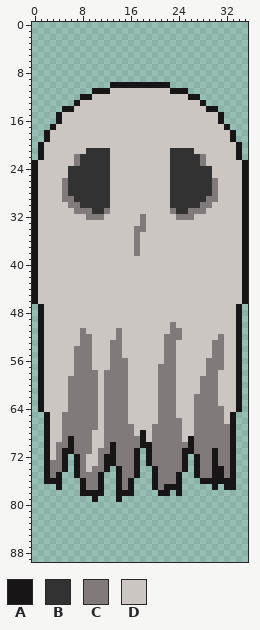
Two states of a pixel-art file, src/assets/entities/enemies/aseprite/ghost2.aseprite. That is the earlier state.
36x90 pixels, 1 frame.
Palette (. is transparent): A #171516  B #323232  C #807b7a  D #cbc6c1
Pixels before (only the part around the change), first column x 0:
 0 ....................................
 1 ....................................
 2 ....................................
 3 ....................................
 4 ....................................
 5 ....................................
 6 ....................................
 7 ....................................
 8 ....................................
 9 ....................................
10 .............AAAAAAAAAA.............
11 ..........AAADDDDDDDDDDAAA..........
12 ........AADDDDDDDDDDDDDDDDAA........
13 .......ADDDDDDDDDDDDDDDDDDDDA.......
14 .....AADDDDDDDDDDDDDDDDDDDDDDAA.....
15 ....ADDDDDDDDDDDDDDDDDDDDDDDDDDA....
16 ....ADDDDDDDDDDDDDDDDDDDDDDDDDDA....
17 ...ADDDDDDDDDDDDDDDDDDDDDDDDDDDDA...
18 ..ADDDDDDDDDDDDDDDDDDDDDDDDDDDDDDA..
19 ..ADDDDDDDDDDDDDDDDDDDDDDDDDDDDDDA..
20 .ADDDDDDDDDDDDDDDDDDDDDDDDDDDDDDDDA.
21 .ADDDDDDDBBBBDDDDDDDDDDBBBBDDDDDDDA.
22 .ADDDDDCBBBBBDDDDDDDDDDBBBBBCDDDDDA.
23 ADDDDDDCBBBBBDDDDDDDDDDBBBBBCDDDDDDA
24 ADDDDDBBBBBBBDDDDDDDDDDBBBBBBBDDDDDA
25 ADDDDDBBBBBBBDDDDDDDDDDBBBBBBBDDDDDA
26 ADDDDCBBBBBBBDDDDDDDDDDBBBBBBBCDDDDA
27 ADDDDCBBBBBBBDDDDDDDDDDBBBBBBBCDDDDA
28 ADDDDCBBBBBBBDDDDDDDDDDBBBBBBBCDDDDA
29 ADDDDCCBBBBBBDDDDDDDDDDBBBBBBCCDDDDA
30 ADDDDDCCBBBBBDDDDDDDDDDBBBBBCCDDDDDA
31 ADDDDDDCCCBBCDDDDDDDDDDCBBCCCDDDDDDA
32 ADDDDDDDDCCCDDDDDDCDDDDDCCCDDDDDDDDA
33 ADDDDDDDDDDDDDDDDDCDDDDDDDDDDDDDDDDA
34 ADDDDDDDDDDDDDDDDCCDDDDDDDDDDDDDDDDA
35 ADDDDDDDDDDDDDDDDCDDDDDDDDDDDDDDDDDA
36 ADDDDDDDDDDDDDDDDCDDDDDDDDDDDDDDDDDA
37 ADDDDDDDDDDDDDDDDCDDDDDDDDDDDDDDDDDA
38 ADDDDDDDDDDDDDDDDCDDDDDDDDDDDDDDDDDA
39 ADDDDDDDDDDDDDDDDDDDDDDDDDDDDDDDDDDA
40 ADDDDDDDDDDDDDDDDDDDDDDDDDDDDDDDDDDA
41 ADDDDDDDDDDDDDDDDDDDDDDDDDDDDDDDDDDA
42 ADDDDDDDDDDDDDDDDDDDDDDDDDDDDDDDDDDA
43 ADDDDDDDDDDDDDDDDDDDDDDDDDDDDDDDDDDA
44 ADDDDDDDDDDDDDDDDDDDDDDDDDDDDDDDDDDA
45 ADDDDDDDDDDDDDDDDDDDDDDDDDDDDDDDDDDA
46 ADDDDDDDDDDDDDDDDDDDDDDDDDDDDDDDDDDA
47 .ADDDDDDDDDDDDDDDDDDDDDDDDDDDDDDDDA.
48 .ADDDDDDDDDDDDDDDDDDDDDDDDDDDDDDDDA.
49 .ADDDDDDDDDDDDDDDDDDDDDDDDDDDDDDDDA.
50 .ADDDDDDDDDDDDDDDDDDDDDCDDDDDDDDDDA.
51 .ADDDDDDCDDDDDCDDDDDDDDCCDDDDDDDDDA.
52 .ADDDDDDCCDDDDCDDDDDDDCCCDDDDDDCDDA.
53 .ADDDDDDCCDDDCCDDDDDDDCCDDDDDDCCDDA.
54 .ADDDDDCCCDDDCCDDDDDDDCCDDDDDDCCDDA.
55 .ADDDDDCCCDDDCCDDDDDDDCCDDDDDDCCDDA.
56 .ADDDDDCCCDDDCCCDDDDDDCCDDDDDCCCDDA.
57 .ADDDDDCCCDDDCCCDDDDDCCCDDDDDCCCDDA.
58 .ADDDDDCCCCDCCCCDDDDDCCCDDDDDCCDDDA.
59 .ADDDDCCCCCDCCCCDDDDDCCCDDDDCCCDDDA.
60 .ADDDDCCCCCDCCCCDDDDDCCCDDDDCCCDDDA.
61 .ADDDDCCCCCDCCCCDDDDDCCCDDDDCCCDDDA.
62 .ADDDDCCCCCDCCCCDDDDDCCCDDDCCCCDDDA.
63 .ADDDDCCCCCDCCCCDDDDDCCCDDDCCCCDDDA.
64 .ADDDDCCCCCDCCCCDDDDDCCCDDDCCCCCDDA.
65 ..ADDCCCCCCDCCCCDDDDDCCCDDDCCCCCDA..
66 ..ADDCCCCCCDCCCCDDDDDCCCCDDCCCCCDA..
67 ..ADDCCCCCCDCCCCCDDDCCCCCDDCCCCCCA..
68 ..ADDCCCCCDDCCCCCDADCCCCCDDCCCCCCA..
69 ..ADDCACCCDDCCCCCCADCCCCCDACCCCCCA..
70 ..ADCCACCCDDCACCCCAACCCCCCACCCCCCA..
71 ..ADCAACCCDCCACCCA.ACCCCCAACCCACCA..
72 ..ADCA.ACDDCAACCCA.ACCCCCA.ACCACCA..
73 ..ACCA.ACDDCAACCCA.ACCCCCA.ACCACCA..
74 ..ACCA.ACDCCA.ACCA..ACCCCA.ACCAACA..
75 ..ACA..ACCCA..ACCA..ACCCA..ACCAACA..
76 ..AAA...ACCA..ACA...ACCCA...AAAAAA..
77 ....A...ACCA..ACA...ACAAA.....A.AA..
78 ........AAAA..AAA....AA.A...........
79 ..........A...A.....................
80 ....................................
81 ....................................
82 ....................................
83 ....................................
84 ....................................
85 ....................................
86 ....................................
87 ....................................
After the commit:
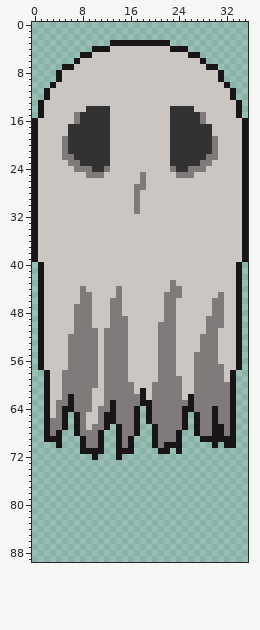
Author's note on the commit: refactor: make ghost sprite smoother
The edit:
Changed rows in their new state; - is an unchanged pixel.
first column x 0:
 3 -------------AAAAAAAAAA-------------
 4 ----------AAADDDDDDDDDDAAA----------
 5 --------AADDDDDDDDDDDDDDDDAA--------
 6 -------ADDDDDDDDDDDDDDDDDDDDA-------
 7 -----AADDDDDDDDDDDDDDDDDDDDDDAA-----
 8 ----ADDDDDDDDDDDDDDDDDDDDDDDDDDA----
 9 ----ADDDDDDDDDDDDDDDDDDDDDDDDDDA----
10 ---ADDDDDDDDDDDDDDDDDDDDDDDDDDDDA---
11 --ADDDDDDDDDD----------DDDDDDDDDDA--
12 --ADDDDDDD----------------DDDDDDDA--
13 -ADDDDDD--------------------DDDDDDA-
14 -ADDDDD--BBBB----------BBBB--DDDDDA-
15 -ADDD--CBBBBB----------BBBBBC--DDDA-
16 ADDDD--CBBBBB----------BBBBBC--DDDDA
17 ADDD--BBBBBBB----------BBBBBBB--DDDA
18 ADD---BBBBBBB----------BBBBBBB---DDA
19 ADD--CBBBBBBB----------BBBBBBBC--DDA
20 AD---CBBBBBBB----------BBBBBBBC---DA
21 AD---CBBB------------------BBBC---DA
22 AD---CCB--------------------BCC---DA
23 ------C----------------------C------
24 ------DCCC--C----------C--CCCD------
25 ------DDDCCCD-----C----DCCCDDD------
26 -----DDDDDDDD-----C----DDDDDDDD-----
27 -----DDDDDDDD----CC----DDDDDDDD-----
28 -----DDDDDDDD----C-----DDDDDDDD-----
29 -----DDDDDDDD----C-----DDDDDDDD-----
30 ------DDDDDDD----C-----DDDDDDD------
31 -------DDDDDD----C-----DDDDDD-------
32 ---------DDD------D-----DDD---------
33 ------------------D-----------------
34 -----------------DD-----------------
35 -----------------D------------------
36 -----------------D------------------
37 -----------------D------------------
38 -----------------D------------------
40 .A--------------------------------A.
41 .A--------------------------------A.
42 .A--------------------------------A.
43 .A---------------------C----------A.
44 .A------C-----C--------CC---------A.
45 .A------CC----C-------CCC------C--A.
46 .A------CC---CC-------CC------CC--A.
47 -------CCC---CC-------CC------CC----
48 -------CCC---CC-------CC------CC----
49 -------CCC---CCC------CC-----CCC----
50 -------CCC---CCC-----CC------CCC----
51 -------C-CC-CC-C-----CC-D----CC-----
52 ------CC--C-CC-C-----C--D---CCCD----
53 ------CC--C-C--C-----C------CC-D----
54 ------C---C-C--C-----C------CC-D----
55 ------C---C-C--C-----C-----CCC-D----
56 ------C---C-C--------C-----CC--D----
57 ------C---C-C--------------CC-------
58 -.A--CC--------------------CC--C-A.-
59 -.A--C------------------C--C---C-A.-
60 -.A--C----------C---C---C--C---CCA.-
61 -.A--C----D-----C-A-C---C--C---CCA.-
62 -.A--CA---D-----CCA-C---C-A----CCA.-
63 -.A-CCA---D--A--CCAAC---CCA----CCA.-
64 -.A-CAA---DC-A--CA.AC---CAA---A-CA.-
65 ----CA.A-DDCAA--CA.AC---CA.A--A-C---
66 ---CCA.A-DDCAA--CA.AC----A.A--A-C---
67 ---CCA.A-D-CA.A--A..A----A.A--AA----
68 ---CA..A--CA..A--A..A---A..A--AA----
69 ---AA...A-CA..A-A...A---A...AAAAA---
70 --..A...A-CA..A-A...A-AAA.....A.A---
71 --......AAAA..AAA.-..AA.A.........--
72 --....-...A...A...-.......-.......--
73 --....-...........-.......-.......--
74 --....-......-....--......-.......--
75 --...--.....--....--.....--.......--
76 --...---....--...---.....---......--
77 ----.---....--...---.....-----.-..--
78 --------....--...----..-.-----------
79 ----------.---.---------------------
Boxes around the changes in both pictures, in picture pixels (x1, y1, x2, y2):
changed: (32, 40, 248, 256)
changed: (32, 262, 248, 502)
